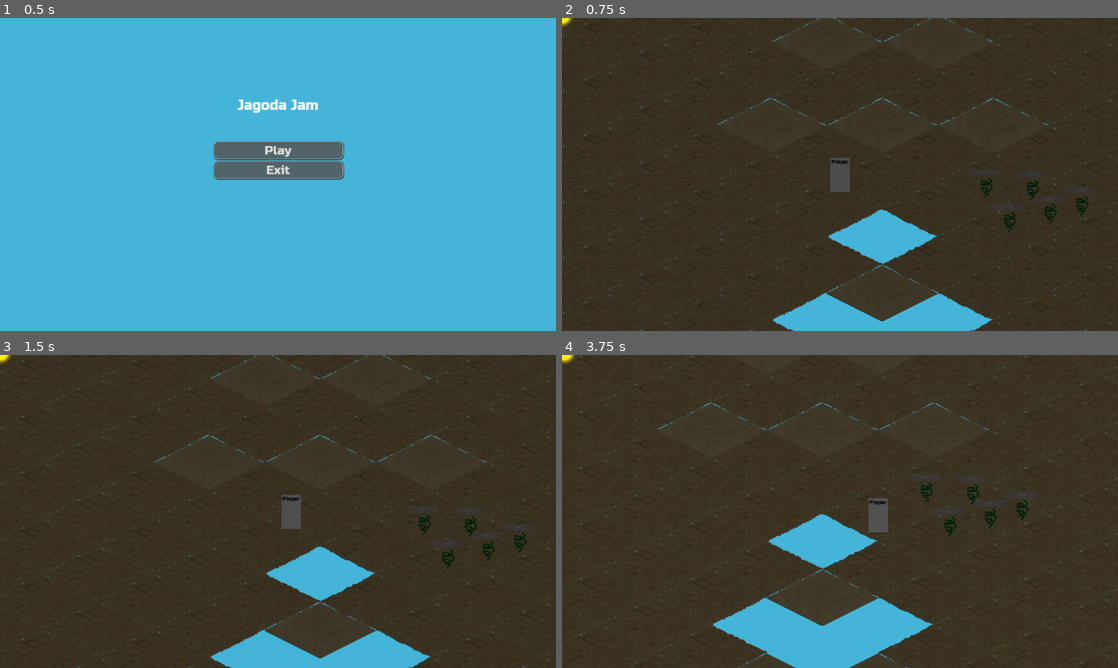
Above: before the commit, frames 1-4 (two rows, left to right).
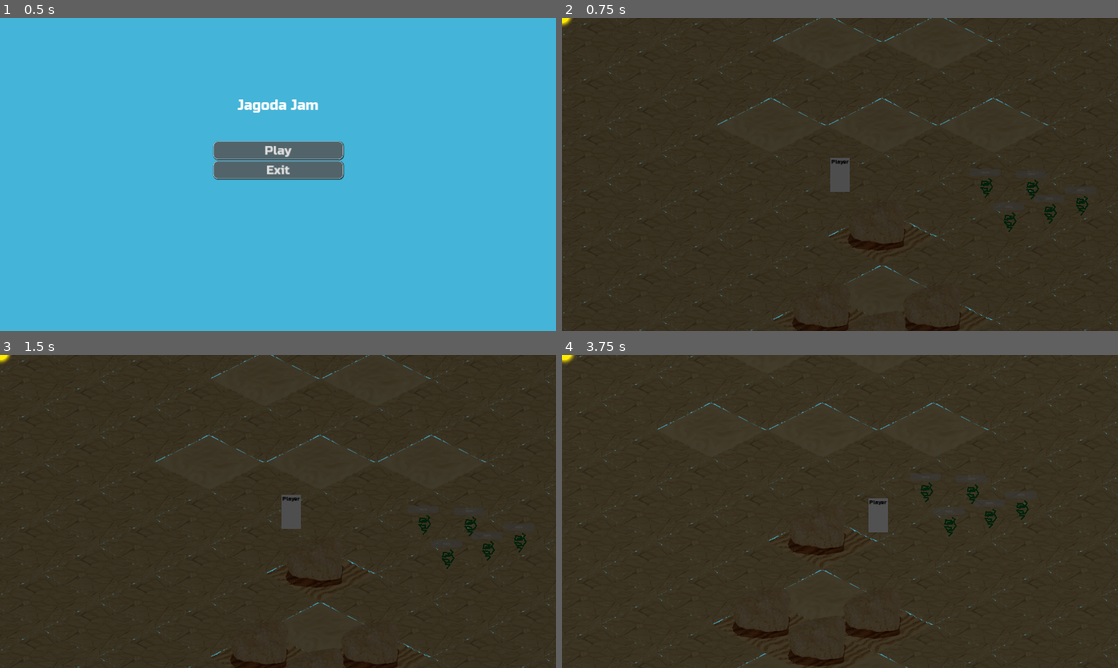
Above: after the commit, the same moments.

Repository: lorentzo/jagoda-jam
Game: Godot game, scene res://Scenes/MainMenu.tscn
The game is run twice, just before and just after one commit, with the same random seed, the same clock (stepped at 60 frames per second) and the same inputs.
Inputs:
- Up to frame 1 (0.5 s): no input
- Up to frame 2 (0.75 s): click "Play" at 0.5 s
- Up to frame 3 (1.5 s): tap Enter at 1.25 s; hold Right (walk-right) from 1.28 s (still down)
- Up to frame 4 (3.75 s): release Right (walk-right) at 2.03 s; hold Down (walk-down) 2.03-2.78 s; hold Right (walk-right) 2.78-3.53 s; hold Up (walk-up) from 3.53 s (still down)

Frame 1 is identical in both runs. In frame 2, 4.7% of the frame differs, in the area x 37-78%, y 58-100%; in frame 3, 4.7%; in frame 4, 6.9%, in the area x 27-67%, y 48-100%.

Commit message:
adding sea tiles

Diff:
--- a/jagoda/Assets/Tiles/BaseIslandTiles/BaseIslandTileMap.tres
+++ b/jagoda/Assets/Tiles/BaseIslandTiles/BaseIslandTileMap.tres
@@ -27,6 +27,7 @@
 [ext_resource type="Texture2D" uid="uid://fb7ciiacwmo2" path="res://Assets/Tiles/BaseIslandTiles/Textures/landIN_seaOUT_13.png" id="20_eslf8"]
 [ext_resource type="Texture2D" uid="uid://bwccuf5oaviwk" path="res://Assets/Tiles/BaseIslandTiles/Textures/landIN_seaOUT_14.png" id="21_kyt87"]
 [ext_resource type="Texture2D" uid="uid://clv5jypiyaeya" path="res://Assets/Tiles/BaseIslandTiles/Textures/landIN_seaOUT_15.png" id="22_0ay2i"]
+[ext_resource type="Texture2D" uid="uid://bwjjaqy5ru6n8" path="res://Assets/Tiles/BaseIslandTiles/Textures/sea1.png" id="23_g3mvj"]
 
 [sub_resource type="TileSetAtlasSource" id="TileSetAtlasSource_0yo0j"]
 resource_name = "sand1"
@@ -183,6 +184,13 @@
 
 [sub_resource type="TileSetAtlasSource" id="TileSetAtlasSource_2sgi3"]
 texture = ExtResource("22_0ay2i")
+texture_region_size = Vector2i(256, 256)
+0:0/0 = 0
+0:0/0/physics_layer_0/linear_velocity = Vector2(0, 0)
+0:0/0/physics_layer_0/angular_velocity = 0.0
+
+[sub_resource type="TileSetAtlasSource" id="TileSetAtlasSource_n7qe0"]
+texture = ExtResource("23_g3mvj")
 texture_region_size = Vector2i(256, 256)
 0:0/0 = 0
 0:0/0/physics_layer_0/linear_velocity = Vector2(0, 0)
@@ -260,3 +268,4 @@
 sources/40 = SubResource("TileSetAtlasSource_om1a5")
 sources/41 = SubResource("TileSetAtlasSource_yh57o")
 sources/42 = SubResource("TileSetAtlasSource_2sgi3")
+sources/43 = SubResource("TileSetAtlasSource_n7qe0")
--- a/jagoda/Assets/Tiles/BaseIslandTiles/BaseIslandTiles.tscn
+++ b/jagoda/Assets/Tiles/BaseIslandTiles/BaseIslandTiles.tscn
@@ -9,4 +9,4 @@
 tile_set = ExtResource("1_rrheu")
 format = 2
 layer_0/y_sort_enabled = true
-layer_0/tile_data = PackedInt32Array(-131072, 0, 0, -65536,  …(1232 unchanged characters)… 10, 36, 0, 1179646, 37, 0, 917501, 39, 0)
+layer_0/tile_data = PackedInt32Array(-131072, 0, 0, -65536,  …(1232 unchanged characters)… 10, 36, 0, 1179646, 37, 0, 917501, 39, 0, 1179645, 43, 0, 1245182, 43, 0, 1310718, 43, 0, 1376254, 43, 0, 1310717, 43, 0, 1245181, 43, 0, 1376253, 43, 0, 1441789, 43, 0, 1507326, 43, 0, 1310716, 43, 0, 1245183, 40, 0)
--- a/jagoda/Scenes/Game.tscn
+++ b/jagoda/Scenes/Game.tscn
@@ -15,7 +15,7 @@
 tile_set = ExtResource("2_mb1pj")
 format = 2
 layer_0/y_sort_enabled = true
-layer_0/tile_data = PackedInt32Array(4, 0, 0, 65540, 0, 0, 1 …(1888 unchanged characters)… 3218, 0, 0, -524287, 0, 0, -589823, 0, 0)
+layer_0/tile_data = PackedInt32Array(4, 0, 0, 65540, 0, 0, 1 …(1888 unchanged characters)… 3218, 0, 0, -524287, 0, 0, -589823, 0, 0, 655361, 7, 0, 720897, 7, 0, 655362, 7, 0, 458753, 7, 0, 917505, 7, 0)
 
 [node name="CanvasModulate" type="CanvasModulate" parent="."]
 
Not shown: 1 places in jagoda/Assets/Tiles/BaseIslandTiles/BaseIslandTileMap.tres that only renumber resources
Binary file added: jagoda/Assets/Tiles/BaseIslandTiles/Textures/sea1.png
Not shown, added: jagoda/Assets/Tiles/BaseIslandTiles/Textures/sea1.png.import
Not shown, changed: art/tiles/tiles_land_sea/tile_land_sea.blend
Not shown, changed: art/tiles/tiles_land_sea/tile_land_sea.blend1
Not shown, added: art/tiles/tiles_sea/sea1.png
Not shown, added: art/tiles/tiles_sea/tile_sea.blend
Not shown, added: art/tiles/tiles_sea/tile_sea.blend1
